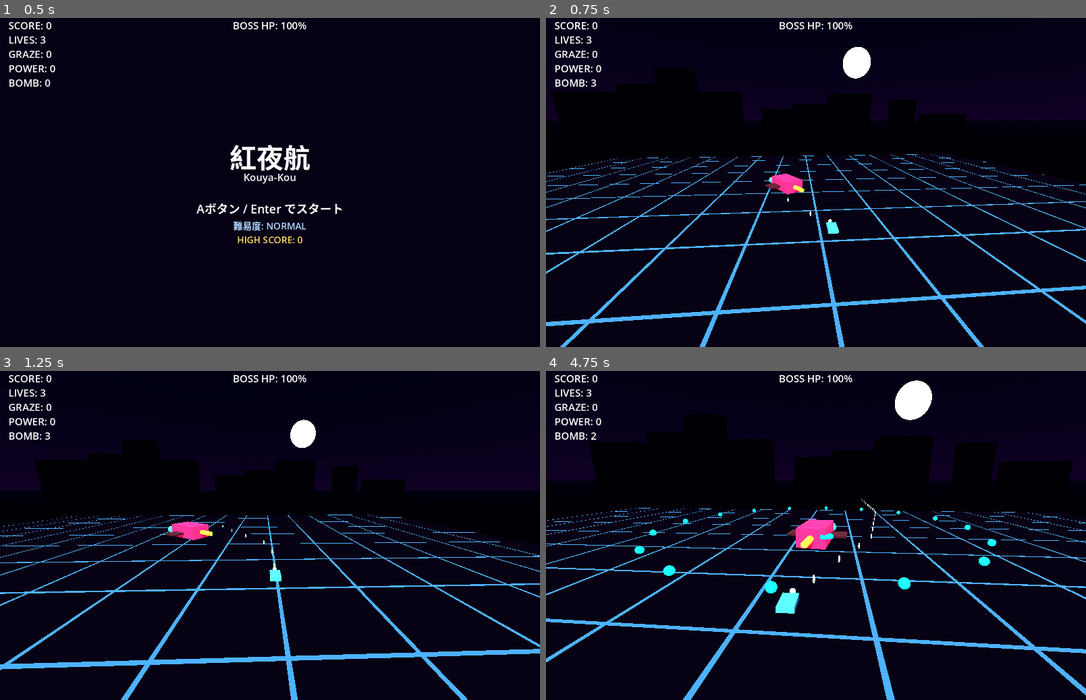
Above: before the commit, frames 1-4 (two rows, left to right).
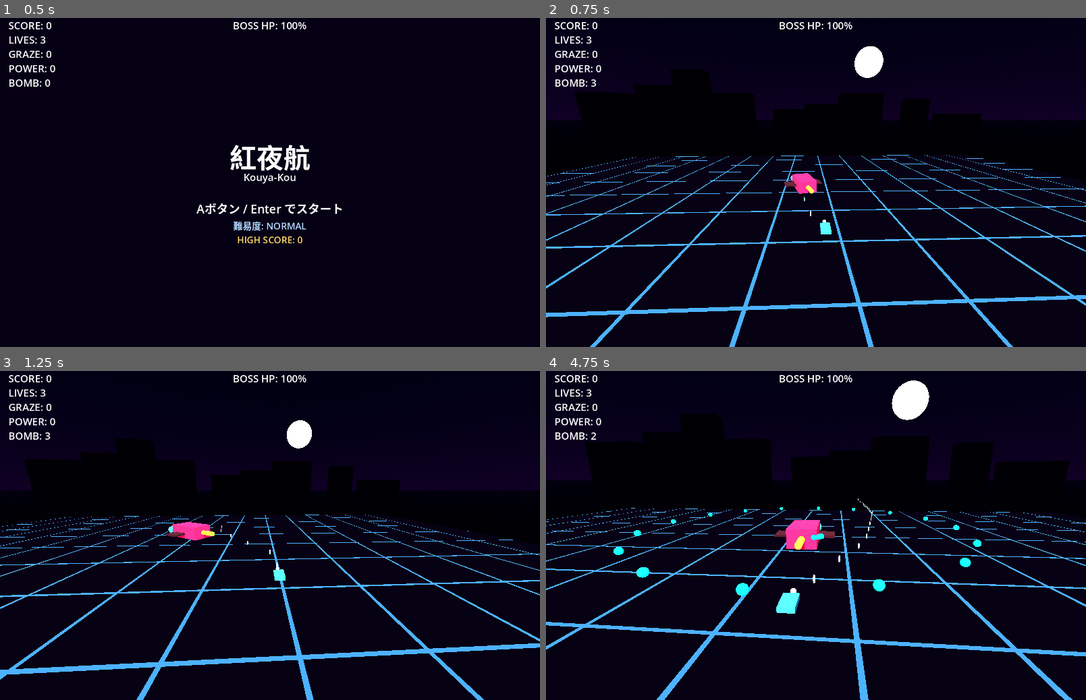
Above: after the commit, the same moments.

Repository: fillu87gyc/kyk
Game: Godot game, scene res://scenes/main.tscn
The game is run twice, just before and just after one commit, with the same random seed, the same clock (stepped at 60 frames per second) and the same inputs.
Inputs:
- Up to frame 1 (0.5 s): no input
- Up to frame 2 (0.75 s): tap Enter at 0.5 s; hold D (move_right) from 0.53 s (still down); hold Space (boost) from 0.53 s (still down)
- Up to frame 3 (1.25 s): keep holding D (move_right); keep holding Space (boost); tap Shift (focus) at 0.8 s
- Up to frame 4 (4.75 s): release D (move_right) at 1.28 s; release Space (boost) at 1.28 s; hold S (move_down) 1.28-2.03 s; tap Shift (focus) at 1.35 s; tap Space (boost) at 1.55, 2.85, 4.35 s; hold D (move_right) 2.03-2.78 s; hold Shift (focus) 2.03-2.78 s; tap X (bomb) at 2.1 s; hold W (move_up) 2.78-3.53 s; hold Shift (focus) 3.53-4.28 s; hold A (move_left) from 3.53 s (still down)

Frame 1 is identical in both runs. In frame 2, 10% of the frame differs, in the area x 0-100%, y 8-100%; in frame 3, 7.7%; in frame 4, 9.7%.

Commit message:
自機移動に慣性・減速ロジックを追加（暫定パラメータ）
ROADMAP Phase 1が要求する「慣性・減速の数値遷移」をPlayerLogic.apply_inertia
として実装し、player.gdのmove_and_slide前で適用。ACCELERATION/DECELERATIONは
Layer B（Steam Deck実機）での操作感調整を前提とした仮値であることを
TESTING.mdに明記。単体159本＋E2E27本＝計186本にテストを拡充。

Diff:
--- a/core/player_logic.gd
+++ b/core/player_logic.gd
@@ -9,6 +9,10 @@
 const HIT_RADIUS := 0.15
 const GRAZE_RADIUS := 0.40
 
+# 仮値。Layer B（Steam Deck実機）での操作感確認を経て調整する前提の暫定パラメータ。
+const ACCELERATION := 60.0
+const DECELERATION := 90.0
+
 static func calc_velocity(input_dir: Vector2, is_focused: bool, _delta: float, is_boosting: bool = false) -> Vector3:
 	var speed := NORMAL_SPEED
 	if is_boosting:
@@ -16,6 +20,12 @@
 	elif is_focused:
 		speed = FOCUS_SPEED
 	return Vector3(input_dir.x, 0.0, input_dir.y) * speed
+
+# calc_velocity が返す「目標速度」へ、現在速度を慣性付きで近づける。
+# 入力が無い（target == ZERO）ときは DECELERATION、それ以外は ACCELERATION で move_toward する。
+static func apply_inertia(current_velocity: Vector3, target_velocity: Vector3, delta: float) -> Vector3:
+	var rate := DECELERATION if target_velocity == Vector3.ZERO else ACCELERATION
+	return current_velocity.move_toward(target_velocity, rate * delta)
 
 static func clamp_position(pos: Vector3) -> Vector3:
 	return Vector3(
--- a/scripts/player.gd
+++ b/scripts/player.gd
@@ -37,7 +37,8 @@
 	if focused != _was_focused:
 		_presenter.on_focus_changed(focused)
 		_was_focused = focused
-	velocity = PlayerLogic.calc_velocity(raw, focused, delta, is_boosting)
+	var target_velocity := PlayerLogic.calc_velocity(raw, focused, delta, is_boosting)
+	velocity = PlayerLogic.apply_inertia(velocity, target_velocity, delta)
 	move_and_slide()
 	position = PlayerLogic.clamp_position(position)
 	_presenter.tick(delta)
--- a/tests/test_player_logic.gd
+++ b/tests/test_player_logic.gd
@@ -66,6 +66,37 @@
 	var vel := PlayerLogic.calc_velocity(Vector2(1.0, 0.0), false, 0.016)
 	assert_almost_eq(vel.length(), PlayerLogic.NORMAL_SPEED, 0.001,
 		"is_boosting 省略時は通常速度のまま")
+
+# --- apply_inertia（慣性・減速） --------------------------------------------
+# NOTE: ACCELERATION/DECELERATION は仮値。Layer B（Steam Deck実機）での
+# 主観確認を経て調整される前提の暫定パラメータ。ここでは数値遷移の決定論のみ検証する。
+
+func test_apply_inertia_does_not_jump_instantly_to_target() -> void:
+	var result := PlayerLogic.apply_inertia(Vector3.ZERO, Vector3(8, 0, 0), 0.016)
+	assert_gt(result.x, 0.0, "目標方向へ加速し始める")
+	assert_lt(result.x, 8.0, "1フレームでは目標速度に到達しない（瞬時切替ではない）")
+
+func test_apply_inertia_reaches_target_eventually() -> void:
+	var v := Vector3.ZERO
+	var target := Vector3(8, 0, 0)
+	for i in 120:
+		v = PlayerLogic.apply_inertia(v, target, 0.016)
+	assert_almost_eq(v.x, 8.0, 0.01, "十分な時間が経てば目標速度に収束する")
+
+func test_apply_inertia_decelerates_when_input_released() -> void:
+	var v := PlayerLogic.apply_inertia(Vector3(8, 0, 0), Vector3.ZERO, 0.016)
+	assert_lt(v.x, 8.0, "入力を離すと減速する")
+	assert_gt(v.x, 0.0, "1フレームでは完全停止しない")
+
+func test_apply_inertia_decelerates_faster_than_it_accelerates() -> void:
+	var accel_step: float = PlayerLogic.apply_inertia(Vector3.ZERO, Vector3(8, 0, 0), 0.1).x
+	var decel_step: float = 8.0 - PlayerLogic.apply_inertia(Vector3(8, 0, 0), Vector3.ZERO, 0.1).x
+	assert_gt(decel_step, accel_step, "減速は加速より素早い（急停止できる）")
+
+func test_apply_inertia_is_deterministic() -> void:
+	var v1 := PlayerLogic.apply_inertia(Vector3(1, 0, 0), Vector3(8, 0, 0), 0.016)
+	var v2 := PlayerLogic.apply_inertia(Vector3(1, 0, 0), Vector3(8, 0, 0), 0.016)
+	assert_eq(v1, v2, "同じ入力なら同じ結果（決定論）")
 
 # --- clamp_position -------------------------------------------------------
 
Not shown, changed: README.md
Not shown, changed: TESTING.md
